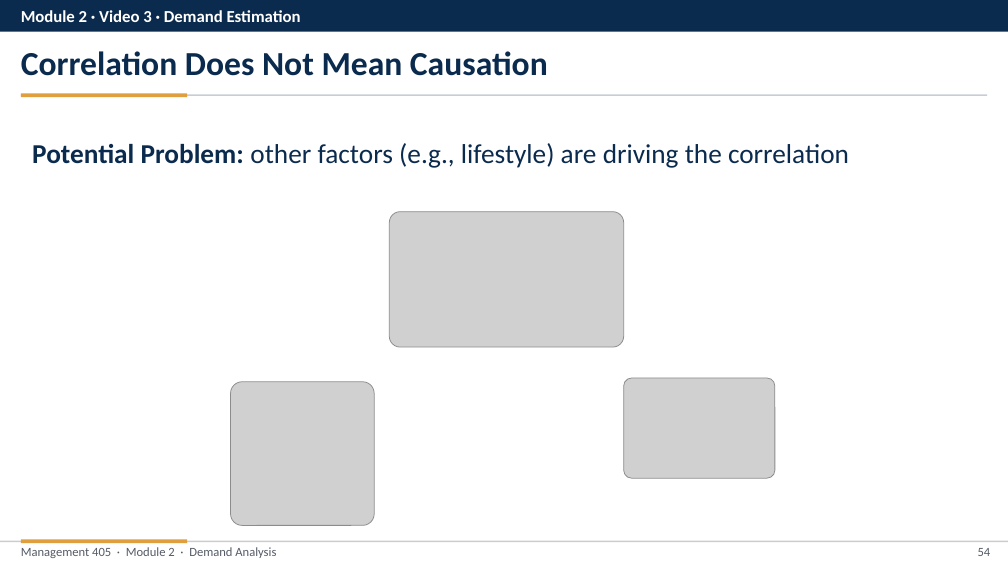
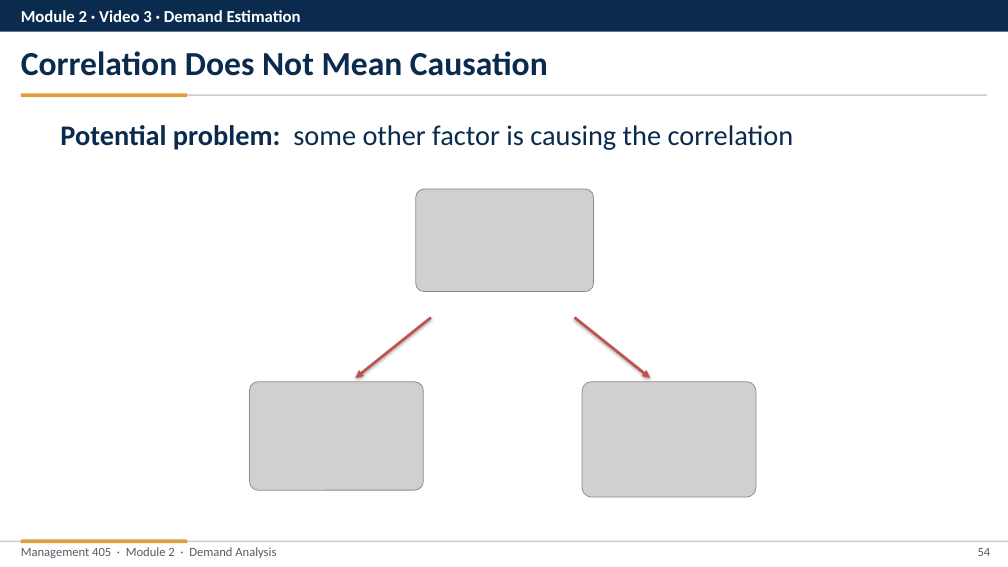
Before and after one commit to nvoigtla/Teaching, a slide deck: slide 54 of 405 Slide Revisions 2026/Module 2/Module 2 - Video Part Revised.pptx. Drawn at 1008x567 pixels with LibreOffice and Linux fonts; fonts in the diff are those of the drawing; grey boxes stand for pictures. Boxes give left, top, right and bottom in pixels: in the first picture for what was removed or moved away, otherwise in the second. Text is boxed around its words. In the diff, an @@ line names an element or a change of style, - is before the commit and + after.

```diff
--- a/405 Slide Revisions 2026/Module 2/Module 2 - Video Part Revised.pptx
+++ b/405 Slide Revisions 2026/Module 2/Module 2 - Video Part Revised.pptx
@@ text at (x1=60, y1=125, x2=794, y2=150): text changed; size 26 to 27 pt @@
-Potential Problem: other factors (e.g., lifestyle) are driving the correlation
+Potential problem: some other factor is causing the correlation
@@ picture added at (x1=416, y1=189, x2=594, y2=292) @@
@@ picture removed at (x1=389, y1=212, x2=624, y2=347) @@
@@ arrow added from (431, 318) to (355, 378), #C0504D 2.5 pt @@
@@ arrow added from (575, 318) to (650, 378), #C0504D 2.5 pt @@
@@ picture resized from (x1=231, y1=382, x2=374, y2=526) to (x1=250, y1=382, x2=423, y2=490) @@
@@ picture resized from (x1=624, y1=378, x2=775, y2=479) to (x1=582, y1=382, x2=756, y2=497) @@
```
Also in this commit, not shown: 43 other slides changed, 5 slides added, 5 slides removed, 20 other files.
